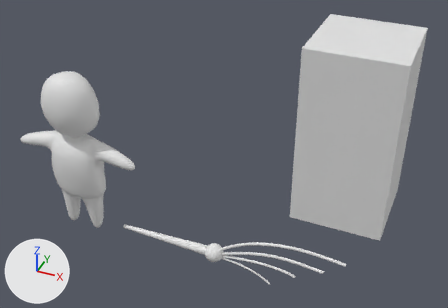
The Blender file Assets/Models/InkSlinger.blend as it was, and as the next commit left it.
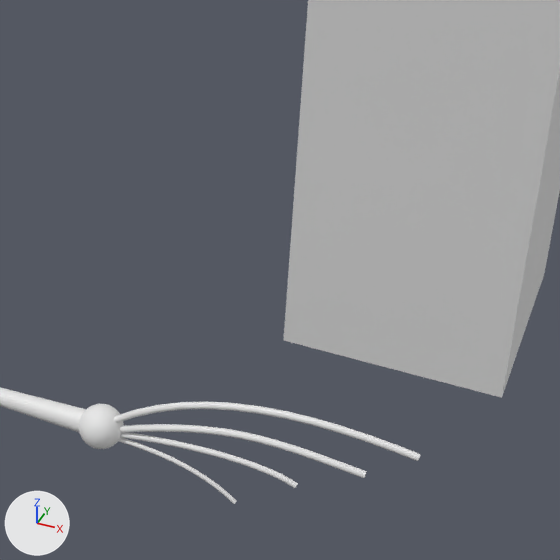
Each version is shown whole from a camera (50 mm lens) standing at (7.01, -8.71, 8.6) and looking at (2.53, 1.55, 1.44), then close up on the part from 38% to 90% of the width and 25% to 100% of the height. The lights are fixed; the arrows at lower left show +X, +Y and +Z.

The first close-up shows 'BezierCurve', 'BezierCurve.001', 'BezierCurve.002', 'BezierCurve.003', 'HeightComparison', 'PenBallFin', 'PenBase'.
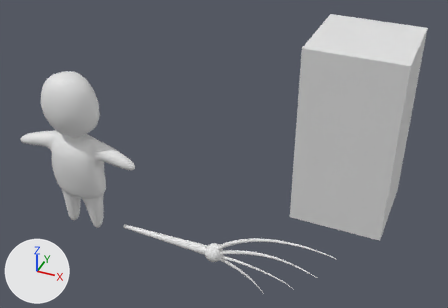
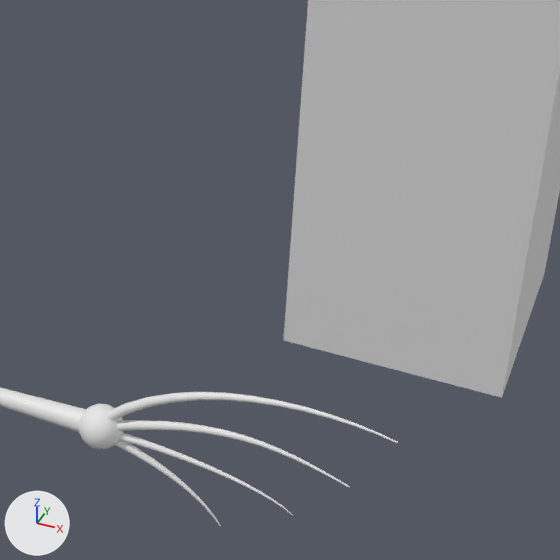
Commit message: updated link slinger

The change, as a list of edits to the scene's bpy script:
```text
Change cu_beziercurve:
    where _sp = cu_beziercurve.splines.new('BEZIER'); _sp.bezier_points.add(1)
    remove _sp.bezier_points.foreach_set('co', [0.0097, 0.0, -0.00978, 2.565, 0.0, 0.519])
    remove _sp.bezier_points.foreach_set('handle_left', [-0.542, 0.0, -0.462, 1.731, 0.0, 0.646])
    remove _sp.bezier_points.foreach_set('handle_right', [0.808, 0.0, 0.646, 3.399, 0.0, 0.392])
    add _sp.bezier_points.foreach_set('co', [0.0097, 0.0, -0.00978, 2.489, 0.0, 0.355])
    add _sp.bezier_points.foreach_set('handle_left', [-0.542, 0.0, -0.462, 1.887, 0.0, 0.569])
    add _sp.bezier_points.foreach_set('handle_right', [0.808, 0.0, 0.646, 3.091, 0.0, 0.141])
    where _sp = cu_beziercurve.splines.new('BEZIER'); _sp.bezier_points.add(1)
    add _sp.bezier_points.foreach_set('radius', [1.586, 0.231])
Change cu_beziercurve_001:
    where _sp = cu_beziercurve_001.splines.new('BEZIER'); _sp.bezier_points.add(1)
    remove _sp.bezier_points.foreach_set('co', [0.000659, 0.0, 0.00677, 2.17, 0.0, 0.312])
    remove _sp.bezier_points.foreach_set('handle_left', [-0.679, 0.0, -0.284, 1.302, 0.0, 0.41])
    remove _sp.bezier_points.foreach_set('handle_right', [0.985, 0.0, 0.427, 3.039, 0.0, 0.215])
    add _sp.bezier_points.foreach_set('co', [0.000659, 0.0, 0.00677, 2.073, 0.0, 0.106])
    add _sp.bezier_points.foreach_set('handle_left', [-0.679, 0.0, -0.284, 1.459, 0.0, 0.325])
    add _sp.bezier_points.foreach_set('handle_right', [0.985, 0.0, 0.427, 2.687, 0.0, -0.113])
    where _sp = cu_beziercurve_001.splines.new('BEZIER'); _sp.bezier_points.add(1)
    add _sp.bezier_points.foreach_set('radius', [1.463, 0.218])
Change cu_beziercurve_002:
    where _sp = cu_beziercurve_002.splines.new('BEZIER'); _sp.bezier_points.add(1)
    add _sp.bezier_points.foreach_set('radius', [1.431, 0.142])
Change ob_beziercurve:
    ob_beziercurve.location: (3.087, 0.0, 0.189) -> (3.031, 0.0, 0.202)
    ob_beziercurve.rotation_euler: (0.0, 0.0, 0.0) -> (0.0, -0.0976, 0.0)  # degrees (0, 0, 0) -> degrees (0, -5.6, 0)
Change ob_beziercurve_001:
    ob_beziercurve_001.location: (3.087, 0.0, 0.071) -> (3.073, 0.0, 0.104)
Change ob_beziercurve_002:
    ob_beziercurve_002.rotation_euler: (0.0, 0.0, 0.0) -> (0.0, 0.202, 0.0)  # degrees (0, 0, 0) -> degrees (0, 12, 0)
Change ob_beziercurve_003:
    ob_beziercurve_003.location: (3.057, 0.0, -0.134) -> (3.037, 0.0, -0.142)
    ob_beziercurve_003.rotation_euler: (0.0, 0.231, 0.0) -> (0.0, 0.512, 0.0)  # degrees (0, 13, 0) -> degrees (0, 29, 0)
```

Pixel boxes (x1, y1, x2, y2) of what changed, in the close-ups (560 x 560 px):
'BezierCurve', reshaped, moved, turned
    before: (114, 401, 421, 461)
    after: (107, 392, 398, 443)
'BezierCurve.001', reshaped, moved (25% taller)
    before: (120, 424, 367, 478)
    after: (117, 420, 350, 488)
'BezierCurve.002', reshaped, turned
    before: (120, 432, 298, 488)
    after: (119, 433, 293, 515)
'BezierCurve.003', moved, turned
    before: (119, 438, 237, 504)
    after: (115, 440, 221, 526)
